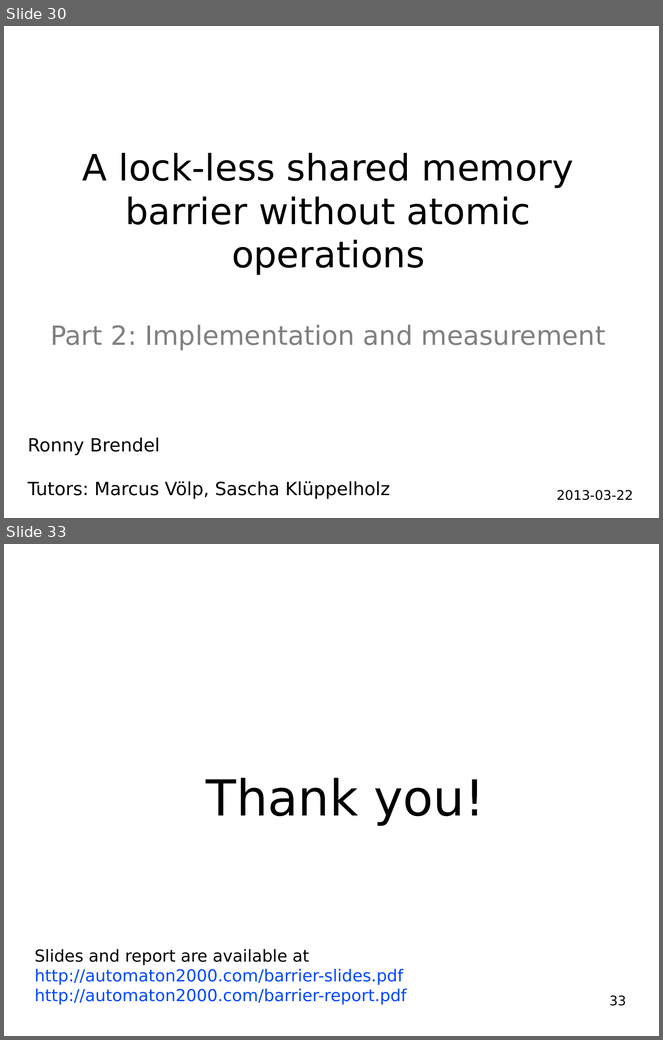
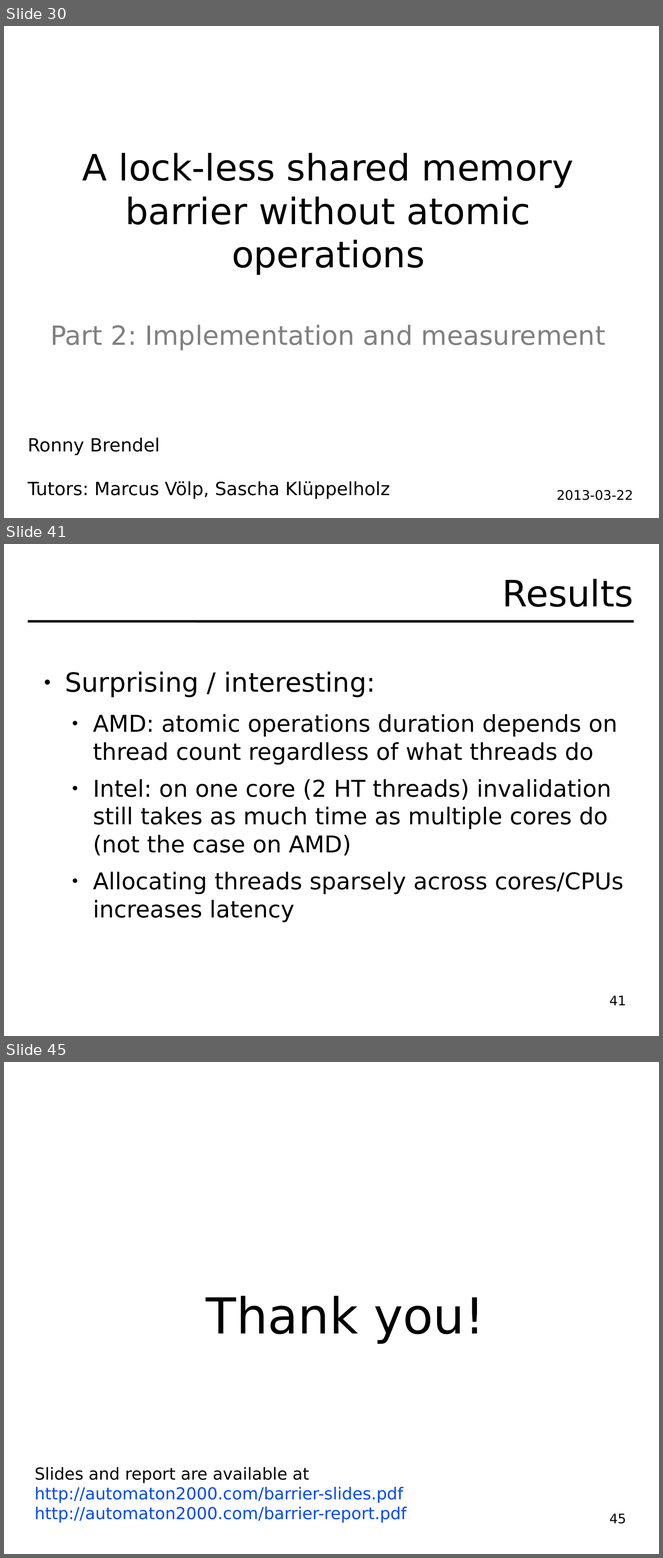
Before and after one commit to hydroo/minor-thesis-barriers, a slide deck: presentation/slides.odp. Shown one above the other, each under a label of ours: slides 30 and 33 before the commit, slides 30, 41 and 45 after it; the slides between them are not shown. The pictures are 663x1040 and 663x1558 pixels, drawn with LibreOffice and Linux fonts; fonts in the diff are those of the drawing. Boxes give left, top, right and bottom in pixels: in the first picture for what was removed or moved away, otherwise in the second. Text is boxed around its words. In the diff, an @@ line names an element or a change of style, - is before the commit and + after.

```diff
--- a/presentation/slides.odp
+++ b/presentation/slides.odp
@@ slide 41 added at (4, 544, 659, 1036), background #FFFFFF @@
@@ title added at (503, 579, 634, 607), 44 pt, text #000000 @@
+Results
@@ line added from (28, 621) to (634, 621), #000000 2.89 pt @@
@@ text added at (65, 671, 624, 923), 28 pt, text #000000 @@
+● Surprising / interesting:
+  ● AMD: atomic operations duration depends on thread count regardless of what threads do
+  ● Intel: on one core (2 HT threads) invalidation still takes as much time as multiple cores do (not the case on AMD)
+  ● Allocating threads sparsely across cores/CPUs increases latency
@@ page number added at (610, 995, 626, 1005), 16 pt, text #000000 @@
+41
@@ what was slide 33 is now slide 45 @@
@@ page number at (610, 1513, 626, 1524): text changed @@
-33
+45
```
Also in this commit, not shown: 3 slides changed, 11 other slides added, 3 other files.
